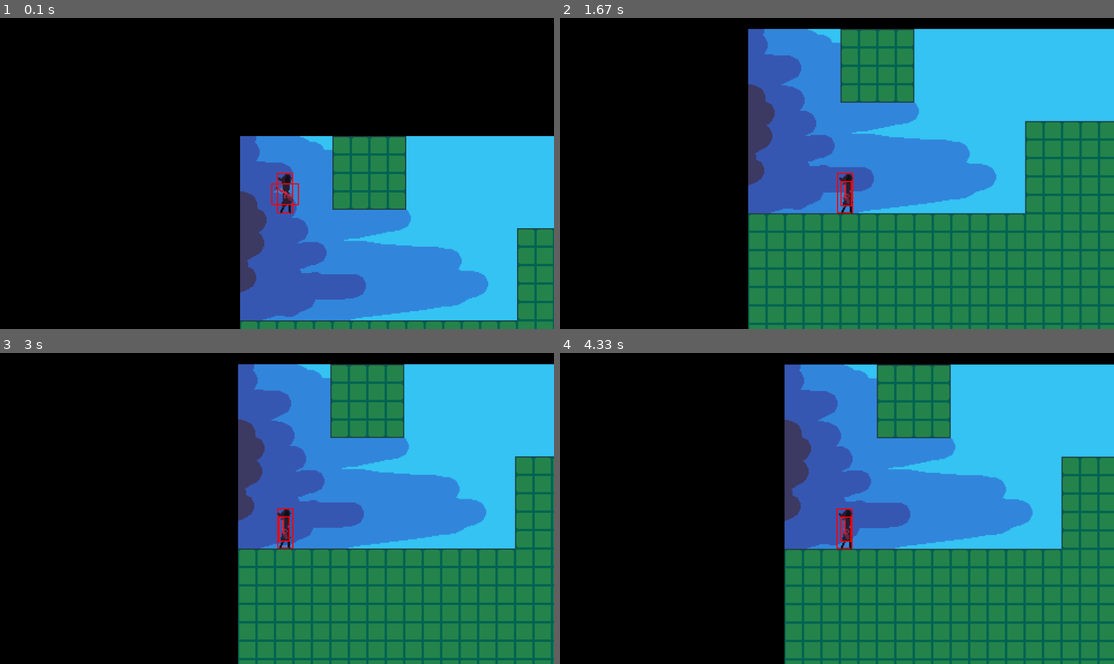
Above: before the commit, frames 1-4 (two rows, left to right).
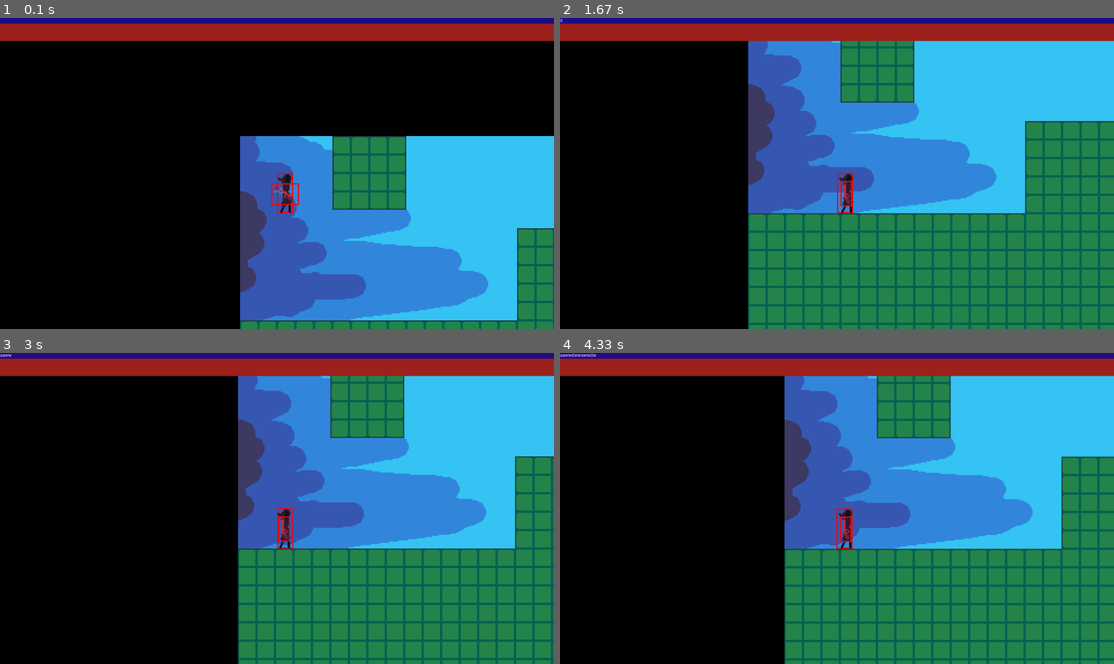
Above: after the commit, the same moments.

Repository: angrycompany16/unnamed_pygame_game
Game: pygame game, started from game.py
The game is run twice, just before and just after one commit, with the same random seed, the same clock (stepped at 60 frames per second) and the same inputs.
Inputs (mouse positions are in pixels of both pictures, inside the frame that each line leads up to):
- Up to frame 1 (0.1 s): no input
- Up to frame 2 (1.67 s): hold D 0.33-0.8 s; click (837, 21) at 0.93 s; hold D from 1.22 s (still down)
- Up to frame 3 (3 s): release D at 1.68 s; tap Backspace at 1.72 s; hold A 2.05-2.58 s; hold A from 2.62 s (still down); tap W at 2.68, 2.98 s
- Up to frame 4 (4.33 s): release A at 3.02 s; hold D 3.05-3.68 s; tap W at 3.12, 3.42, 3.78, 4.08, 4.28 s; hold A 3.72-4.18 s; hold D from 4.22 s (still down)

The runs differ from the first frame. In frame 1, 7.5% of the frame differs, in the area x 0-100%, y 0-8%; in frame 2, 7.5%; in frame 3, 7.5%; in frame 4, 7.5%.

Commit message:
gun and debug terminal

Diff:
--- /dev/null
+++ b/UI.py
@@ -0,0 +1,26 @@
+import pygame as pyg
+
+class TextField:
+    def __init__(self, size, pos, color, font, text):
+        self.rect = pyg.Rect(pos, size)
+        self.color = color
+        self.font = font
+        self.surf = pyg.Surface(size)
+        self.text = text
+        self.surf.fill(pyg.Color(32, 14, 135))
+        self.surf.blit(self.font.render(str(self.text), False, color), self.rect.topleft)
+        self.active = False
+
+    # Call when trying to select text field (not implemented)
+    def try_select(self):
+        pass
+
+    # Call when trying to update the text in a tect field (not implemented)
+    def update_text(self):
+        self.surf.fill(pyg.Color(32, 14, 135))
+        text_surf = self.font.render(str(self.text), False, self.color)
+        self.surf.blit(text_surf, self.rect.topleft)
+
+    # Call every frame (to render to the screen)!
+    def draw(self, other_surf):
+        other_surf.blit(self.surf, self.rect.topleft)
--- a/game.py
+++ b/game.py
@@ -1,9 +1,5 @@
-import math
+import math, vectors, os, enum, game_debugger, UI
 import pygame as pyg
-import vectors
-import os
-import enum
-
 
 #region CONSTANTS
 # resolution tiles: 30 * 17
@@ -15,6 +11,7 @@
 MOVE_SPEED = 50
 GRAVITY_MULTIPLIER = 10
 RELEASE_FALL_SPEED = 10
+BULLET_SPEED = 30
 
 
 PIXEL_SCALE_FACTOR = 4
@@ -79,6 +76,9 @@
 bg_img = pyg.image.load(os.path.join(path, 'Sprites', 'background.png')).convert_alpha()
 
 bullets = []
+
+debug_screen = game_debugger.DebugPanel(vectors.Vec([WIDTH, 80]), vectors.Vec([0, 0]))
+debug_text = debug_screen.input_box
 
 #endregion
 
@@ -123,10 +123,10 @@
         self.rect = pyg.Rect((position), (image.get_width(), image.get_height()))
 
     def update(self):
-        self.position += self.velocity * delta_time
+        self.position += self.velocity * delta_time * BULLET_SPEED
         self.rect.x = self.position[0]
         self.rect.y = self.position[1]
-        surf.blit(self.image, self.rect.x, self.rect.y)
+        surf.blit(self.image, (self.rect.x, self.rect.y))
 
 class Gun():
     def __init__(self, image):
@@ -241,7 +241,20 @@
 
     def shoot(self):
         # Calculate velocity and the  rest of the arguments
-        bullet = Bullet(self.player_physics.position, )
+        bullet = Bullet(
+            vectors.Vec([
+                player.player_physics.position[0] + player.rect.width / 2,
+                player.player_physics.position[1] + player.rect.height / 2
+            ]),
+            vectors.Vec([
+                -math.cos((self.gun.angle) * math.pi / 180),
+                math.sin((self.gun.angle) * math.pi / 180)
+            ]),
+            pyg.image.load(os.path.join('Sprites', 'bullet.png')),
+            self.gun.angle
+        )
+
+        bullets.append(bullet)
 
 player = Player(
     PhysicsObject(
@@ -277,12 +290,16 @@
                 surf.blit(tileset[tilemap[i][j]], (16 * j, 16 * i))
                 tile_rects.append(pyg.Rect(16 * j, 16 * i, 16, 16))
 
+    for bullet in bullets:
+        bullet.update()
+
     player.update()
     mouse_pos = pyg.mouse.get_pos()
 
     player.gun.look_at((player.player_physics.position[0] + player.image.get_width() / 2,
     player.player_physics.position[1] + player.image.get_height() / 2),
     (mouse_pos[0] / PIXEL_SCALE_FACTOR, mouse_pos[1] / PIXEL_SCALE_FACTOR))
+
 
     screen.blit(pyg.transform.scale(
             surf,
@@ -291,6 +308,8 @@
         (-camera_scroll[0], -camera_scroll[1])
     )
 
+    debug_screen.update(screen)
+
     pyg.display.update()
 
     delta_time = main_clock.tick() / 1000
@@ -298,15 +317,38 @@
     for event in pyg.event.get():
         if event.type == pyg.QUIT:
             running = False
+            # debug_game.reset_all()
             pyg.quit()
         if event.type == pyg.KEYDOWN:
-            if event.key == pyg.K_SPACE and player.on_ground:
-                player.on_ground = False
-                player.player_physics.velocity[1] = -JUMP_SPEED
+            if debug_text.active:
+                if event.key == pyg.K_BACKSPACE:
+                    debug_text.text = debug_text.text[:-1]
+                    print(debug_text.text)
+                elif event.key == pyg.K_RETURN:
+                    changed = debug_screen.parse_input()
+                    exec("%s = %d" % changed)
+                else:
+                    debug_text.text += event.unicode
+
+                debug_text.update_text()
+            else:
+                if event.key == pyg.K_SPACE and player.on_ground:
+                    player.on_ground = False
+                    player.player_physics.velocity[1] = -JUMP_SPEED
+
         if event.type == pyg.KEYUP:
             if (event.key == pyg.K_SPACE
             and not player.on_ground
             and player.player_physics.velocity[1] < 0):
                 player.player_physics.velocity[1] = RELEASE_FALL_SPEED
-
-#endregion
+        if event.type == pyg.MOUSEBUTTONDOWN:
+            if event.button == 1: # 1 is left mouse button
+                if debug_text.rect.collidepoint(event.pos):
+                    debug_text.active = True
+                else:
+                    debug_text.active = False
+                    player.shoot()
+
+
+
+#endregion
--- /dev/null
+++ b/game_debugger.py
@@ -0,0 +1,34 @@
+# import game
+import pygame as pyg
+import vectors
+import UI
+
+changed_variables = {}
+
+def reset_all():
+    for changed in changed_variables:
+        changed = changed_variables[changed]
+
+class DebugPanel:
+    def __init__(self, size, pos):
+        pass
+        self.debug_surf = pyg.Surface(size)
+        self.pos = pos
+        self.input_box = UI.TextField(vectors.Vec([size[0], size[1] / 4]), vectors.Vec([0, 0]), pyg.Color(255, 255, 255), pyg.font.SysFont("DejaVu Serif", 16), "")
+
+    # draw text field onto this, then draw this onto passed in surface
+    def update(self, surf):
+        self.debug_surf.fill(pyg.Color(158, 34, 29))
+        self.input_box.draw(self.debug_surf)
+        surf.blit(self.debug_surf, self.pos)
+
+    # syntax for changing variable
+    # change var1 val
+    # changes variable var1 to the value val
+    def parse_input(self) -> tuple:
+        input_text = self.input_box.text.split(" ")
+        self.input_box.text = ""
+        if input_text[0].lower() == "change":
+            return (input_text[1], float(input_text[2]))
+        else:
+            return ()
Binary file added: Sprites/bullet.png
Not shown, added: Aseprite/bullet.aseprite
